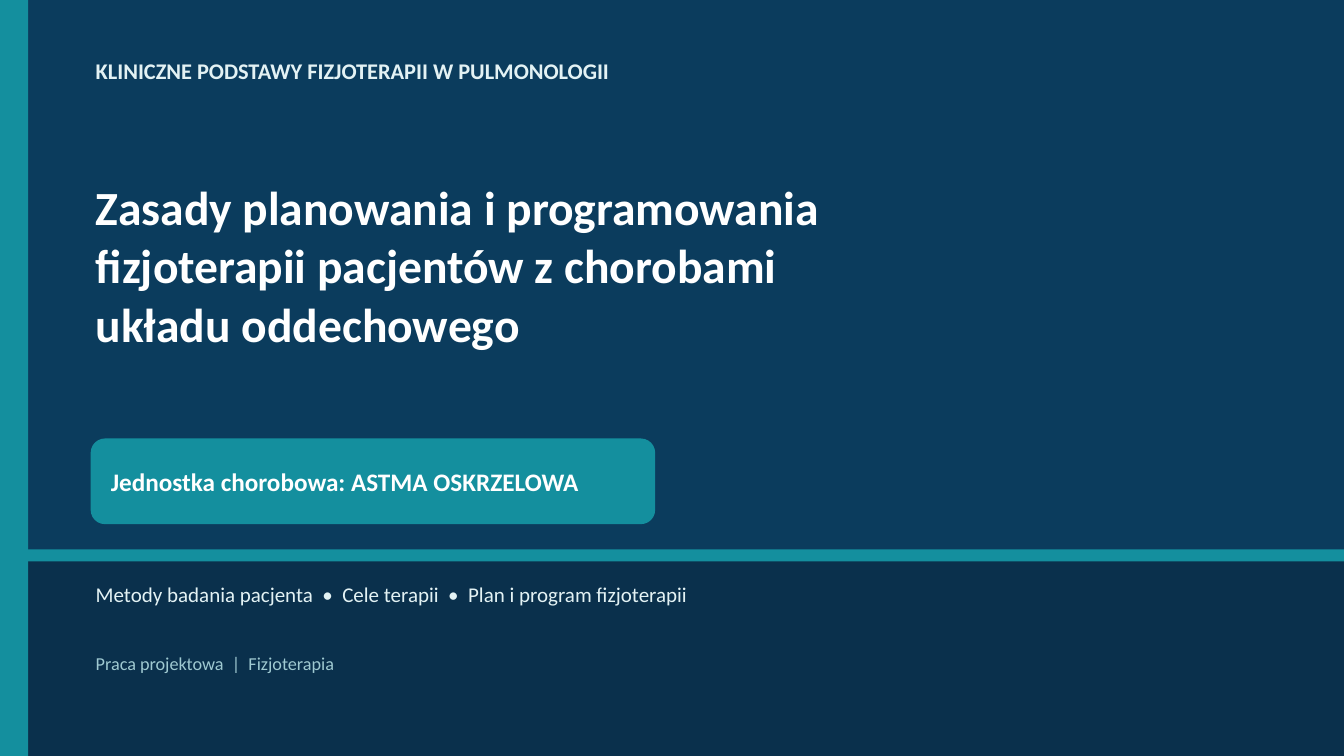
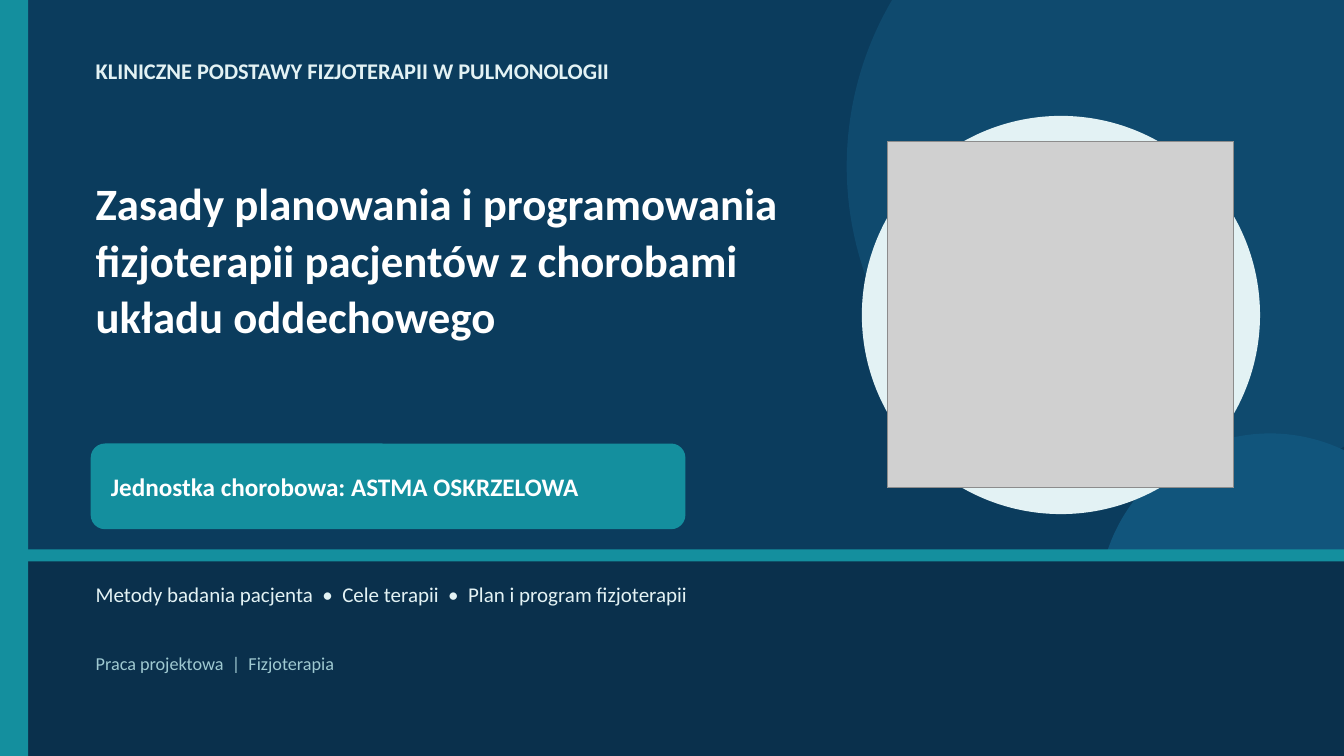
Before and after one commit to ernestkurdziel-max/eqwdfqae, a slide deck: slide 1 of Astma_oskrzelowa_fizjoterapia_prezentacja.pptx. Drawn at 1344x756 pixels with LibreOffice and Linux fonts; fonts in the diff are those of the drawing; grey boxes stand for pictures. Boxes give left, top, right and bottom in pixels: in the first picture for what was removed or moved away, otherwise in the second. Text is boxed around its words. In the diff, an @@ line names an element or a change of style, - is before the commit and + after.

```diff
--- a/Astma_oskrzelowa_fizjoterapia_prezentacja.pptx
+++ b/Astma_oskrzelowa_fizjoterapia_prezentacja.pptx
@@ ellipse added at bbox=[847, 0, 1344, 494], fill #0F4A6E @@
@@ ellipse added at bbox=[862, 116, 1260, 514], fill #E3F2F4 @@
@@ picture added at bbox=[887, 141, 1234, 488] @@
@@ text "Zasady planowania i programowania fizjoterapii ..." at bbox=[96, 188, 777, 341]: size 34 to 32 pt @@
@@ rounded rectangle: place and size @@
-rounded rectangle at bbox=[91, 439, 655, 524]
+rounded rectangle at bbox=[91, 444, 686, 529]
@@ text "Jednostka chorobowa: ASTMA OSKRZELOWA": place and size @@
-text "Jednostka chorobowa: ASTMA OSKRZELOWA" at bbox=[111, 473, 578, 491]
+text "Jednostka chorobowa: ASTMA OSKRZELOWA" at bbox=[111, 478, 578, 496]
@@ ellipse added at bbox=[1099, 434, 1344, 756], fill #11557C @@
```
Also in this commit, not shown: 26 other slides changed, 1 slide added, 1 slide removed, 7 other files.
